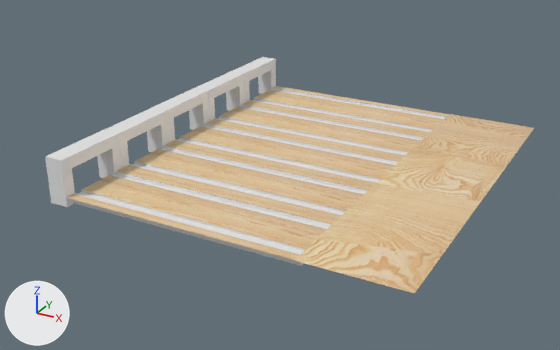
The COLLADA model Blender/bahn.dae, before and after one commit.
The view is the same before and after, from a 50 mm camera at (36.7, -67.3, 30.8) aimed at (1.5, -3.4, -1.2). Arrows for +X, +Y and +Z are at lower left; the lights stay in place. Where no turn or scale is listed for an object, it has been applied to the vertices.

Script lines for the objects in view, before the commit:
```python
ob_bahn_004 = bpy.data.objects.new('Bahn.004', me_plane_024)
ob_bahn_004.location = (0.01, -15.93, -0.01)
ob_bahn_005 = bpy.data.objects.new('Bahn.005', me_plane_026)
ob_bahn_005.location = (0.02, -7.96, -0.02)
ob_ende_004 = bpy.data.objects.new('ende.004', me_cube_010)
ob_ende_004.location = (-12.99, -18.9, 0.83)
ob_ende_005 = bpy.data.objects.new('ende.005', me_cube_012)
ob_ende_005.location = (-12.98, -10.93, 0.82)
ob_links_004 = bpy.data.objects.new('links.004', me_plane_023)
ob_links_004.location = (0.02, -11.92, -0.02)
ob_pumpe_004 = bpy.data.objects.new('Pumpe.004', me_cube_011)
ob_pumpe_004.location = (0.01, -15.93, -0.01)
ob_pumpe_005 = bpy.data.objects.new('Pumpe.005', me_cube_013)
ob_pumpe_005.location = (0.02, -7.96, -0.02)
ob_pumpeplane_004 = bpy.data.objects.new('PumpePlane.004', me_plane_025)
ob_pumpeplane_004.location = (0.0, -15.93, -0.21)
ob_pumpeplane_005 = bpy.data.objects.new('PumpePlane.005', me_plane_027)
ob_pumpeplane_005.location = (0.01, -7.96, -0.22)
# also in view: 'Bahn.002' at (0.0, 7.9, 0.0); 'vorne' at (16.9, 0.0, 0.0); 'rechts' at (-0.1, 3.5, 0.0); 'links.003' at (-0.1, -19.4, 0.0); 'rechts.001' at (0.0, 11.4, 0.0)
```
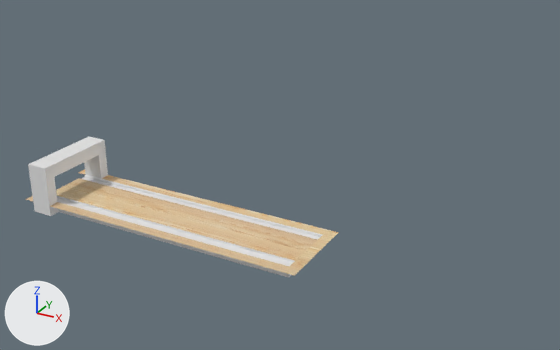
Where the newer file only moved an object's origin or applied its transform, the numbers keep the older frame.

Changed parts and their boxes (x1, y1, x2, y2) in the pictures (560 x 350 px):
'vorne', deleted (beige)
    before: (294, 114, 534, 294)
'Bahn', reshaped (22% wider, 56% taller)
    before: (181, 126, 395, 179)
    after: (56, 178, 317, 261)
'Bahn.004', deleted (beige)
    before: (82, 175, 327, 249)
'Pumpe', reshaped, moved (19% wider, 54% taller)
    before: (175, 124, 398, 190)
    after: (57, 175, 322, 277)
'ende', moved
    before: (152, 88, 209, 144)
    after: (28, 137, 108, 216)
'Bahn.005', deleted (beige)
    before: (135, 149, 364, 211)
'Boden', added (beige)
    after: (26, 169, 339, 276)
'ende.004', deleted
    before: (45, 130, 122, 207)
'Bahn.002', deleted (beige)
    before: (220, 107, 421, 152)
'Pumpe.004', deleted
    before: (74, 172, 332, 266)
'Bahn.003', deleted (beige)
    before: (255, 90, 444, 129)
'ende.005', deleted
    before: (104, 108, 169, 174)
'links.003', deleted (beige)
    before: (66, 194, 299, 260)
'PumpePlane.004', deleted
    before: (78, 174, 329, 253)
'ende.002', deleted
    before: (196, 71, 245, 126)
'rechts.003', deleted (beige)
    before: (116, 168, 336, 224)
'Pumpe.005', deleted
    before: (129, 146, 367, 220)
'links.004', deleted (beige)
    before: (123, 165, 341, 220)
'ende.003', deleted
    before: (231, 57, 276, 106)
'PumpePlane.005', deleted
    before: (132, 148, 365, 214)
'rechts.004', deleted (beige)
    before: (164, 143, 372, 190)
'links', deleted (beige)
    before: (169, 140, 375, 186)
'Pumpe.002', deleted
    before: (215, 105, 423, 162)
'Pumpe.003', deleted
    before: (250, 88, 446, 138)
'rechts', deleted (beige)
    before: (205, 121, 402, 162)
'links.001', deleted (beige)
    before: (211, 119, 405, 158)
'PumpePlane', deleted
    before: (178, 126, 396, 182)
'rechts.001', deleted (beige)
    before: (241, 103, 427, 137)
'links.002', deleted (beige)
    before: (246, 100, 430, 135)
'rechts.002', deleted (beige)
    before: (273, 86, 449, 117)
'PumpePlane.002', deleted
    before: (218, 107, 422, 155)
'PumpePlane.003', deleted
    before: (254, 90, 445, 132)

The change, as a diff of the scene's bpy script:
```diff
--- a/Blender/bahn.dae.py
+++ b/Blender/bahn.dae.py
@@ me_cube_002 @@
-me_cube_002.from_pydata(...)  # 36 vertices, 68 faces; spans x -11.9..12.0, y -3.0..3.0, z -1.0..0.0
+me_cube_002.from_pydata(...)  # 32 vertices, 42 faces; spans x -14.0..12.0, y -3.0..3.0, z -1.0..0.0
+# me_cube_002 part 1: 4 vertices moved from x -11.9..11.9, y -3.0..3.0, z -1.0..0.0 to x -14.0..12.0, y -3.0..3.0, z -0.2..0.0; 22 vertices removed from x -11.9..11.9, y -3.0..3.0, z -1.0..0.0; 18 vertices added at x -14.0..12.0, y -3.0..3.0, z -1.0..0.0
 me_cube_002.materials.append(mat_metal)
@@ me_plane @@
 me_plane.from_pydata(...)  # 4 vertices, 2 faces; spans x -12.0..11.9, y -2.0..2.0, z 0.0
-me_plane.vertices[0].co = (-12.0, -2.0, 0.0)  # pixel (179, 137)
-me_plane.vertices[1].co = (11.9, -2.0, 0.0)  # pixel (380, 179)
-me_plane.vertices[2].co = (-12.0, 2.0, 0.0)  # pixel (200, 126)
-me_plane.vertices[3].co = (11.9, 2.0, 0.0)  # pixel (395, 165)
+# me_plane part 2
+me_plane.vertices[0].co = (-14.0, -20.0, 0.0)
+me_plane.vertices[1].co = (12.0, -20.0, 0.0)  # pixel (295, 260)
+me_plane.vertices[2].co = (-14.0, -16.0, 0.0)  # pixel (78, 178)
+me_plane.vertices[3].co = (12.0, -16.0, 0.0)  # pixel (317, 239)
 me_plane.materials.append(mat_holz)
@@ ob_pumpeplane_005 @@
-ob_pumpeplane_005 = bpy.data.objects.new('PumpePlane.005', me_plane_027)
@@ ob_pumpe_005 @@
-ob_pumpe_005 = bpy.data.objects.new('Pumpe.005', me_cube_013)
@@ ob_ende_005 @@
-ob_ende_005 = bpy.data.objects.new('ende.005', me_cube_012)
@@ ob_bahn_005 @@
-ob_bahn_005 = bpy.data.objects.new('Bahn.005', me_plane_026)
@@ ob_pumpeplane_004 @@
-ob_pumpeplane_004 = bpy.data.objects.new('PumpePlane.004', me_plane_025)
@@ ob_pumpe_004 @@
-ob_pumpe_004 = bpy.data.objects.new('Pumpe.004', me_cube_011)
@@ ob_ende_004 @@
-ob_ende_004 = bpy.data.objects.new('ende.004', me_cube_010)
@@ ob_bahn_004 @@
-ob_bahn_004 = bpy.data.objects.new('Bahn.004', me_plane_024)
@@ ob_pumpeplane_003 @@
-ob_pumpeplane_003 = bpy.data.objects.new('PumpePlane.003', me_plane_019)
@@ ob_pumpe_003 @@
-ob_pumpe_003 = bpy.data.objects.new('Pumpe.003', me_cube_009)
@@ ob_ende_003 @@
-ob_ende_003 = bpy.data.objects.new('ende.003', me_cube_008)
@@ ob_bahn_003 @@
-ob_bahn_003 = bpy.data.objects.new('Bahn.003', me_plane_018)
@@ ob_pumpeplane_002 @@
-ob_pumpeplane_002 = bpy.data.objects.new('PumpePlane.002', me_plane_013)
@@ ob_pumpe_002 @@
-ob_pumpe_002 = bpy.data.objects.new('Pumpe.002', me_cube_006)
@@ ob_ende_002 @@
-ob_ende_002 = bpy.data.objects.new('ende.002', me_cube_007)
@@ ob_bahn_002 @@
-ob_bahn_002 = bpy.data.objects.new('Bahn.002', me_plane_012)
@@ ob_links_004 @@
-ob_links_004 = bpy.data.objects.new('links.004', me_plane_023)
@@ ob_rechts_004 @@
-ob_rechts_004 = bpy.data.objects.new('rechts.004', me_plane_022)
@@ ob_links_003 @@
-ob_links_003 = bpy.data.objects.new('links.003', me_plane_021)
@@ ob_rechts_003 @@
-ob_rechts_003 = bpy.data.objects.new('rechts.003', me_plane_020)
@@ ob_links_002 @@
-ob_links_002 = bpy.data.objects.new('links.002', me_plane_017)
@@ ob_rechts_002 @@
-ob_rechts_002 = bpy.data.objects.new('rechts.002', me_plane_016)
@@ ob_links_001 @@
-ob_links_001 = bpy.data.objects.new('links.001', me_plane_015)
@@ ob_rechts_001 @@
-ob_rechts_001 = bpy.data.objects.new('rechts.001', me_plane_014)
@@ ob_vorne @@
-ob_vorne = bpy.data.objects.new('vorne', me_plane_009)
@@ ob_links @@
-ob_links = bpy.data.objects.new('links', me_plane_008)
@@ ob_rechts @@
-ob_rechts = bpy.data.objects.new('rechts', me_plane_005)
@@ ob_ende @@
 ob_ende = bpy.data.objects.new('ende', me_cube_003)
-ob_ende.location = (-13.0, -2.97, 0.84)
+ob_ende.location = (-13.0, -20.97, 0.84)
@@ ob_pumpeplane @@
-ob_pumpeplane = bpy.data.objects.new('PumpePlane', me_plane_007)
@@ ob_pumpe @@
 ob_pumpe = bpy.data.objects.new('Pumpe', me_cube_002)
-ob_pumpe.location = (0.0, 0.0, 0.0)
+ob_pumpe.location = (0.0, -18.0, 0.0)
@@ ob_boden @@
+ob_boden = bpy.data.objects.new('Boden', me_plane_002)  # 16 vertices, 14 faces; spans x -14.8..13.2, y -4.0..4.0, z 0.0; in mat_holz (picture img_wood_jpg)
+ob_boden.location = (-0.18, -17.98, 0.0)
```
